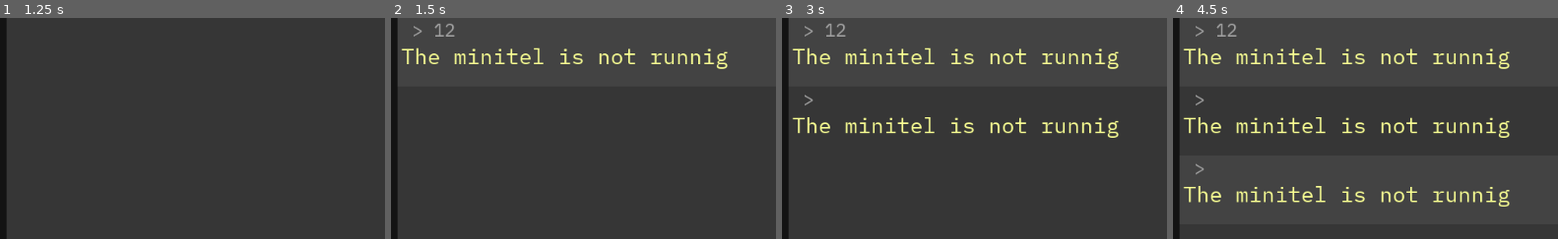
Above: before the commit, frames 1-4 (left to right).
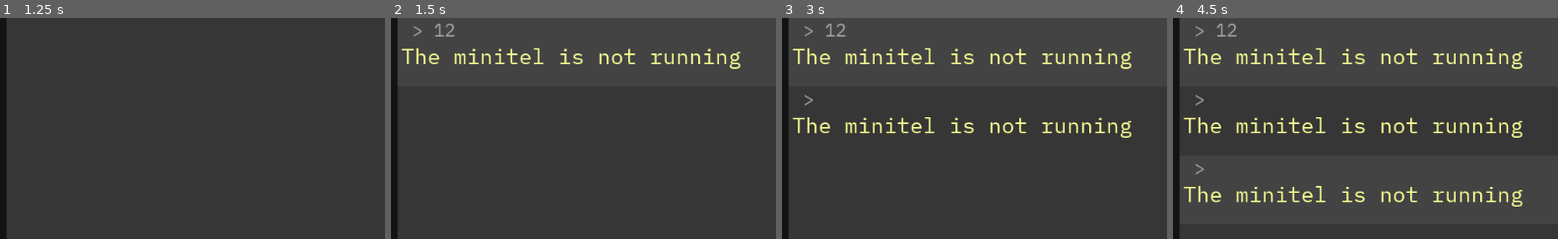
Above: after the commit, the same moments.

Repository: Armindster/success-abuse-epic-epietch-edition
Game: Godot game, scene res://Minitel/Minitel.tscn
Two runs of this game, one before a commit and one after it. Both use one fixed random seed, a clock stepped at 60 frames per second and the inputs below. This scene is started directly instead of the project's main scene.
Inputs (mouse positions are % of the whole screen's width and height, from its top left):
- Up to frame 1 (1.25 s): click (53, 93) at 0.52 s; type "12" at 0.6 s
- Up to frame 2 (1.5 s): tap Enter at 1.25 s; move the mouse to (73, 45) at 1.27 s; click (73, 45) at 1.42 s
- Up to frame 3 (3 s): tap Space at 2 s; move the mouse to (30, 55) at 2.02 s; click (30, 55) at 2.17 s; tap Enter at 2.75 s; move the mouse to (60, 27) at 2.77 s; click (60, 27) at 2.92 s
- Up to frame 4 (4.5 s): tap Space at 3.5 s; move the mouse to (45, 71) at 3.52 s; click (45, 71) at 3.67 s; tap Enter at 4.25 s; move the mouse to (81, 66) at 4.27 s; click (81, 66) at 4.42 s
The pictures show only the part of the screen within x 0-50%, y 18-68%; the shares and areas given below are measured in that part.

Frame 1 is identical in both runs. In frame 2, 0.3% of the frame differs, in the area x 84-91%, y 15-24%; in frame 3, 0.5%; in frame 4, 0.8%, in the area x 84-91%, y 15-86%.

Commit message:
add post-it graphics

Diff:
--- a/Carton/Carton.tscn
+++ b/Carton/Carton.tscn
@@ -5,7 +5,7 @@
 [ext_resource path="res://Carton/CartonBody.gd" type="Script" id=3]
 
 [sub_resource type="RectangleShape2D" id=1]
-extents = Vector2( 53, 34.5 )
+extents = Vector2( 150.25, 74.25 )
 
 [node name="Carton" type="Node2D"]
 script = ExtResource( 1 )
--- a/Minitel/CommandProcessor.gd
+++ b/Minitel/CommandProcessor.gd
@@ -187,14 +187,14 @@
 				return help()
 			_:
 				return Types.wrap_system_text("Unrecognized command - please try again.")
-	return Types.wrap_location_text("The minitel is not runnig")
+	return Types.wrap_location_text("The minitel is not running")
 
 func end() -> String:
 	if achiOff:
 		emit_signal("end")
 		achiOff = false
 	return PoolStringArray([
-		Types.wrap_location_text("The minitel is not runnig")
+		Types.wrap_location_text("The minitel is not running")
 	]).join("\n")
 
 func godot() -> String:
--- a/Tableau/Tableau.tscn
+++ b/Tableau/Tableau.tscn
@@ -7,15 +7,16 @@
 [ext_resource path="res://Tableau/Area2DJeff.gd" type="Script" id=5]
 [ext_resource path="res://Tableau/pin.png" type="Texture" id=6]
 [ext_resource path="res://Tableau/isaac success.jpg" type="Texture" id=7]
+[ext_resource path="res://Tableau/pixil-frame-0(8).png" type="Texture" id=8]
 
 [sub_resource type="RectangleShape2D" id=1]
-extents = Vector2( 22.5, 41.25 )
+extents = Vector2( 24, 40 )
 
 [sub_resource type="RectangleShape2D" id=2]
 extents = Vector2( 75.5, 114.5 )
 
 [sub_resource type="RectangleShape2D" id=3]
-extents = Vector2( 30.75, 32 )
+extents = Vector2( 26, 30 )
 
 [node name="Tableau" type="Node2D"]
 script = ExtResource( 2 )
@@ -50,16 +51,17 @@
 texture = ExtResource( 1 )
 
 [node name="Area2DJeff" type="Area2D" parent="."]
+position = Vector2( -40, 24 )
 script = ExtResource( 5 )
 
 [node name="CollisionShape2D" type="CollisionShape2D" parent="Area2DJeff"]
-position = Vector2( 458.25, 161 )
+position = Vector2( 462, 162 )
 shape = SubResource( 3 )
 
 [node name="Sprite" type="Sprite" parent="Area2DJeff"]
-position = Vector2( 458.5, 161 )
-scale = Vector2( 0.63, 1.32 )
-texture = ExtResource( 1 )
+position = Vector2( 458.75, 162 )
+scale = Vector2( 0.585, 0.6 )
+texture = ExtResource( 8 )
 
 [node name="Sprite" type="Sprite" parent="."]
 position = Vector2( 479, 23 )
Not shown: 1 places in Tableau/Tableau.tscn that only renumber resources
Binary file added: Tableau/post-it.png
Not shown, added: Tableau/post-it.png.import
